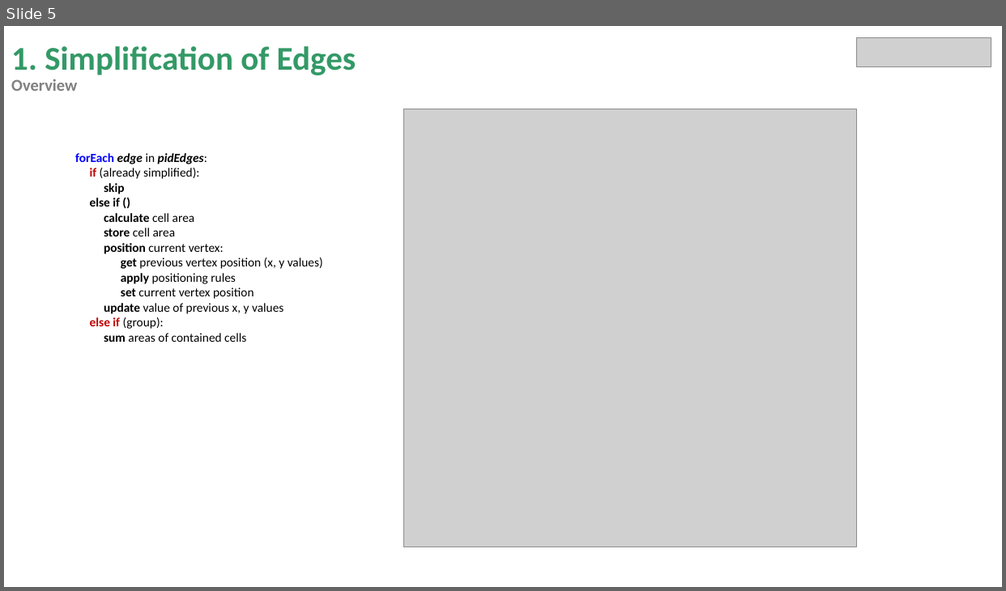
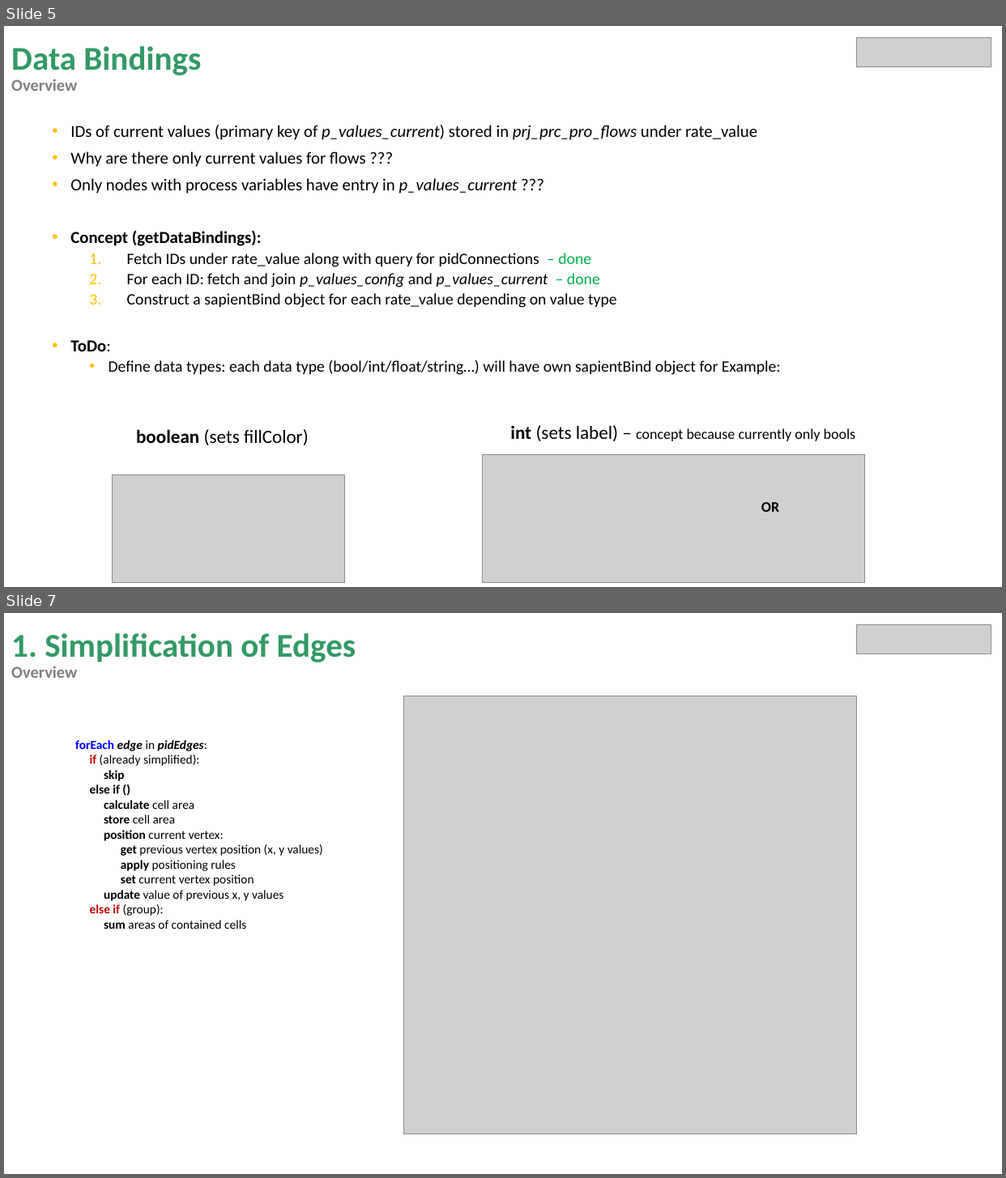
Before and after one commit to miguelrk/tum-mw-bachelorarbeit, a slide deck: 3 Entwicklungsphase/weekly_meeting_14.pptx. Shown one above the other, each under a label of ours: slide 5 before the commit, slides 5 and 7 after it; the slides between them are not shown. The pictures are 1006x591 and 1006x1178 pixels, drawn with LibreOffice and Linux fonts; fonts in the diff are those of the drawing; grey boxes stand for pictures. Boxes give left, top, right and bottom in pixels: in the first picture for what was removed or moved away, otherwise in the second. Text is boxed around its words. In the diff, an @@ line names an element or a change of style, - is before the commit and + after.

```diff
--- a/3 Entwicklungsphase/weekly_meeting_14.pptx
+++ b/3 Entwicklungsphase/weekly_meeting_14.pptx
@@ slide 5 added at bbox=[4, 26, 1002, 587], background #FFFFFF @@
@@ title added at bbox=[11, 46, 201, 91], 32 pt, text #339966, bold @@
+Data Bindings
+Overview
@@ picture added at bbox=[857, 37, 991, 66] @@
@@ text added at bbox=[70, 125, 781, 375], 15.3 pt, text #000000 @@
+• IDs of current values (primary key of p_values_current) stored in prj_prc_pro_flows under rate_value
+• Why are there only current values for flows ???
+• Only nodes with process variables have entry in p_values_current ???
+• Concept (getDataBindings):
+  1. Fetch IDs under rate_value along with query for pidConnections – done
+  2. For each ID: fetch and join p_values_config and p_values_current – done
+  3. Construct a sapientBind object for each rate_value depending on value type
+• ToDo:
+  • Define data types: each data type (bool/int/float/string…) will have own sapientBind object for Example:
@@ text added at bbox=[136, 429, 309, 446], 18 pt, text #000000 @@
+boolean (sets fillColor)
@@ text added at bbox=[510, 425, 856, 442], 14 pt, text #000000 @@
+int (sets label) – concept because currently only bools
@@ picture added at bbox=[483, 455, 865, 584] @@
@@ picture added at bbox=[112, 476, 345, 584] @@
@@ text added at bbox=[761, 502, 779, 512], 14 pt, text #000000, bold @@
+OR
@@ what was slide 5 is now slide 7 @@
```
Also in this commit, not shown: 5 slides changed, 2 other slides added, 2 slides removed, 9 other files.
